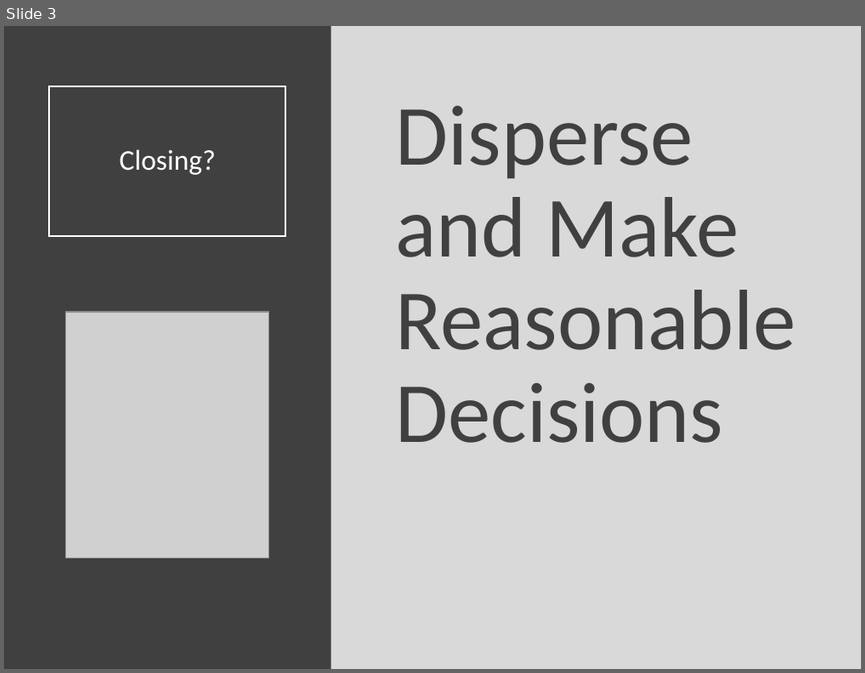
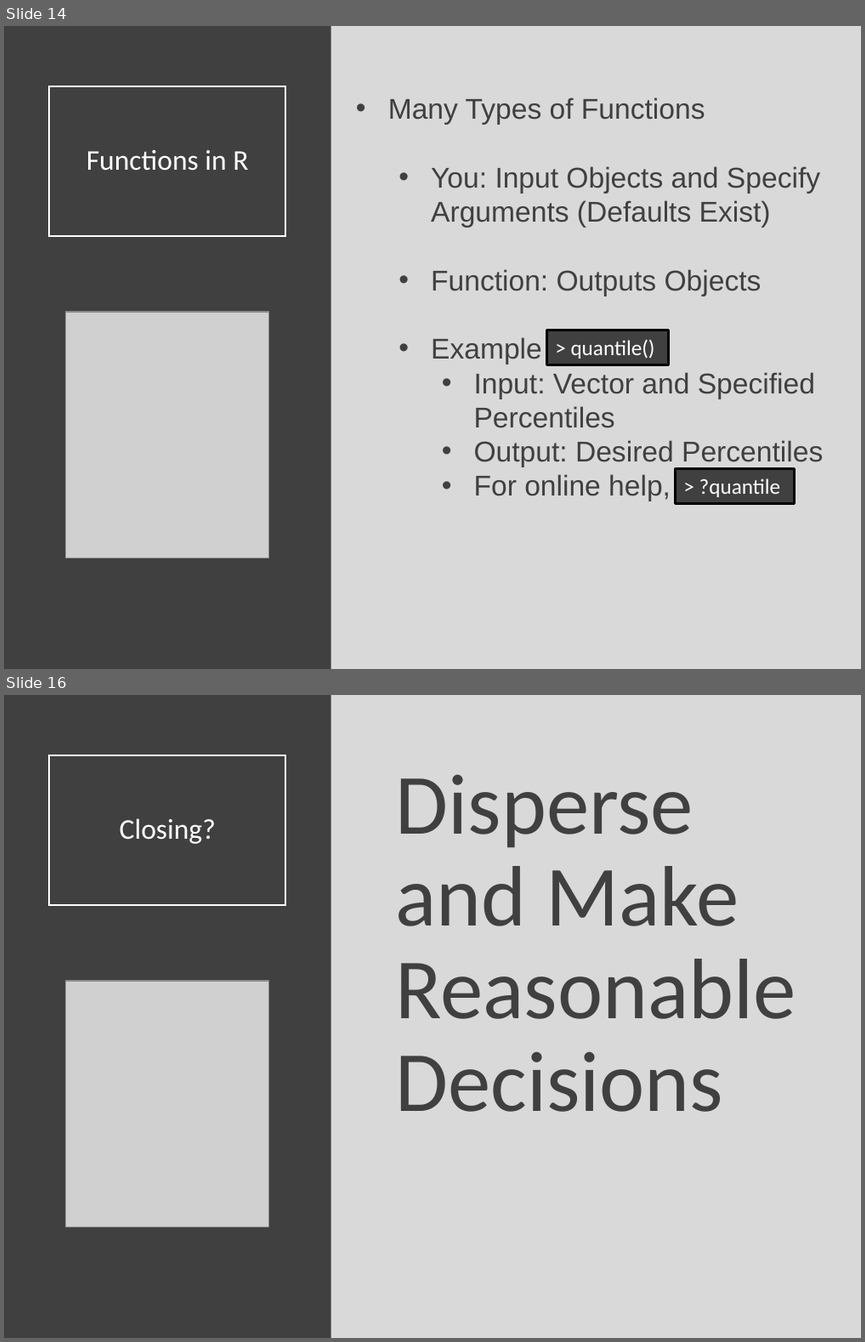
Before and after one commit to Yixf-Self/STOR320_WEBSITE, a slide deck: Lectures/Lecture 3/Lecture 3.pptx. Shown one above the other, each under a label of ours: slide 3 before the commit, slides 14 and 16 after it; the slides between them are not shown. The pictures are 865x673 and 865x1342 pixels, drawn with LibreOffice and Linux fonts; fonts in the diff are those of the drawing; grey boxes stand for pictures. Boxes give left, top, right and bottom in pixels: in the first picture for what was removed or moved away, otherwise in the second. Text is boxed around its words. In the diff, an @@ line names an element or a change of style, - is before the commit and + after.

```diff
--- a/Lectures/Lecture 3/Lecture 3.pptx
+++ b/Lectures/Lecture 3/Lecture 3.pptx
@@ slide 14 added at (x1=4, y1=26, x2=861, y2=669), background #D9D9D9 @@
@@ rectangle added at (x1=4, y1=26, x2=331, y2=669), fill #404040 @@
@@ title added at (x1=49, y1=86, x2=286, y2=236), outline #FFFFFF 1.5 pt, 24 pt, text #FFFFFF @@
+Functions in R
@@ text added at (x1=388, y1=97, x2=823, y2=501), 24 pt, text #404040 @@
+• Many Types of Functions
+  • You: Input Objects and Specify Arguments (Defaults Exist)
+  • Function: Outputs Objects
+  • Example
+    • Input: Vector and Specified Percentiles
+    • Output: Desired Percentiles
+    • For online help,
@@ picture added at (x1=66, y1=312, x2=268, y2=557) @@
@@ rectangle added at (x1=546, y1=330, x2=668, y2=364), fill #404040, outline #000000 2 pt, 18 pt, text #FFFFFF @@
+> quantile()
@@ rectangle added at (x1=675, y1=469, x2=794, y2=503), fill #404040, outline #000000 2 pt, 18 pt, text #FFFFFF @@
+> ?quantile
@@ what was slide 3 is now slide 16 @@
```
Also in this commit, not shown: 14 other slides added, 2 slides removed, 7 other files.
